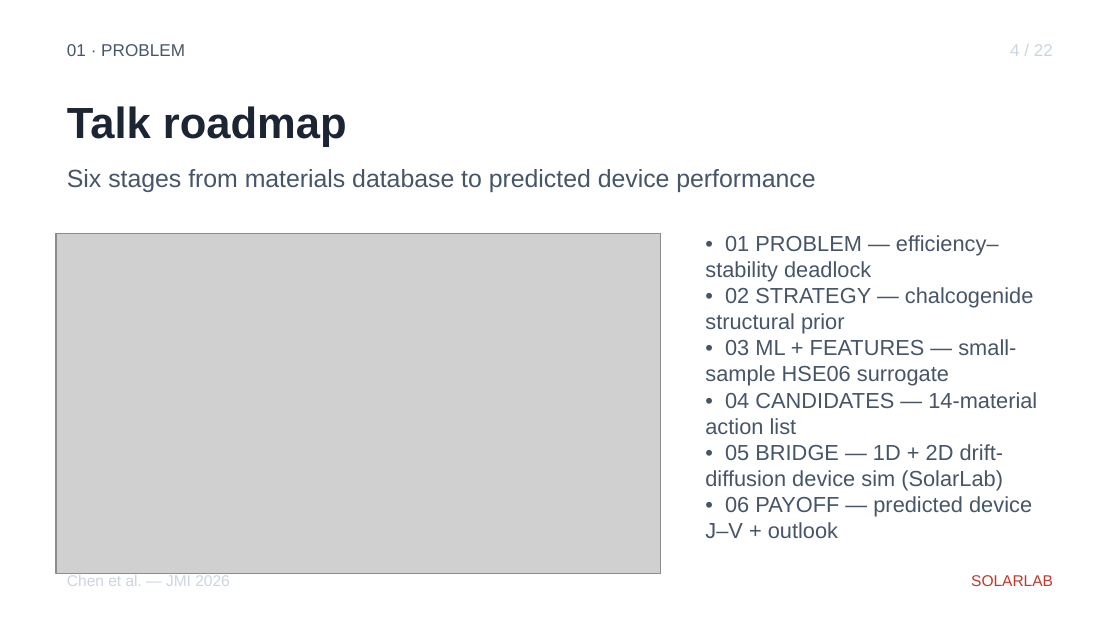
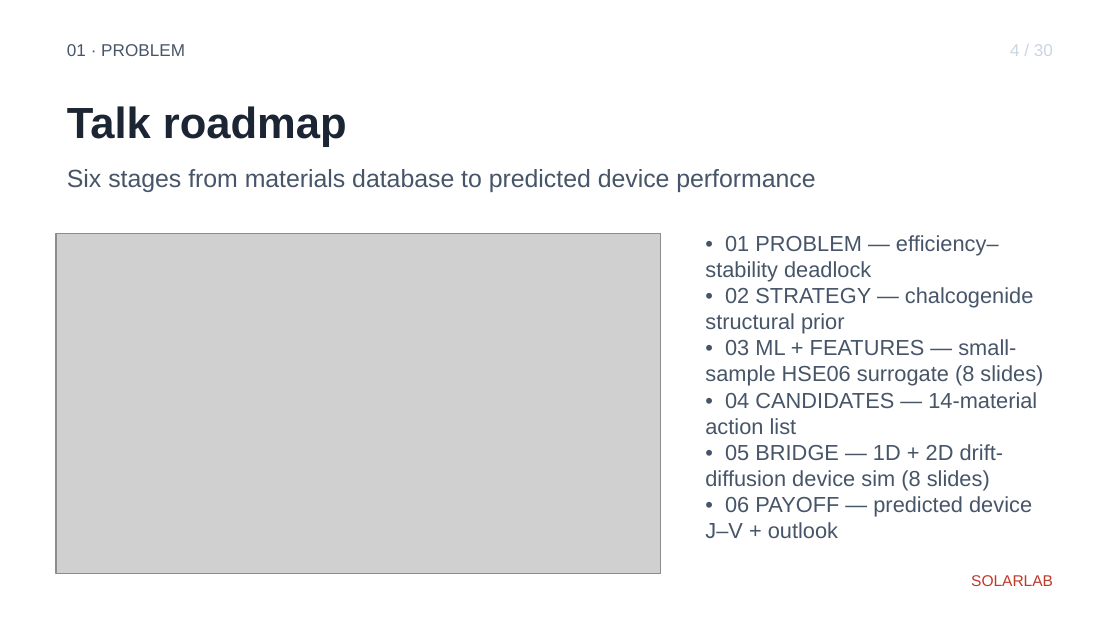
Before and after one commit to ShaneLogic/SolarLab, a slide deck: slide 5 of presentations/jmi-2026/output/jmi-2026.pptx. Drawn at 1120x630 pixels with LibreOffice and Linux fonts; fonts in the diff are those of the drawing; grey boxes stand for pictures. Boxes give left, top, right and bottom in pixels: in the first picture for what was removed or moved away, otherwise in the second. Text is boxed around its words. In the diff, an @@ line names an element or a change of style, - is before the commit and + after.

```diff
--- a/presentations/jmi-2026/output/jmi-2026.pptx
+++ b/presentations/jmi-2026/output/jmi-2026.pptx
@@ text at [1010, 44, 1053, 56]: text changed @@
-4 / 22
+4 / 30
@@ text at [705, 339, 1043, 386]: text changed @@
-• 03 ML + FEATURES — small-sample HSE06 surrogate
+• 03 ML + FEATURES — small-sample HSE06 surrogate (8 slides)
@@ text at [705, 444, 1004, 491]: text changed @@
-• 05 BRIDGE — 1D + 2D drift-diffusion device sim (SolarLab)
+• 05 BRIDGE — 1D + 2D drift-diffusion device sim (8 slides)
@@ text removed at [67, 575, 230, 586] @@
-Chen et al. — JMI 2026
```
Also in this commit, not shown: 19 other slides changed, 9 slides added, 1 slide removed, 2 other files.
